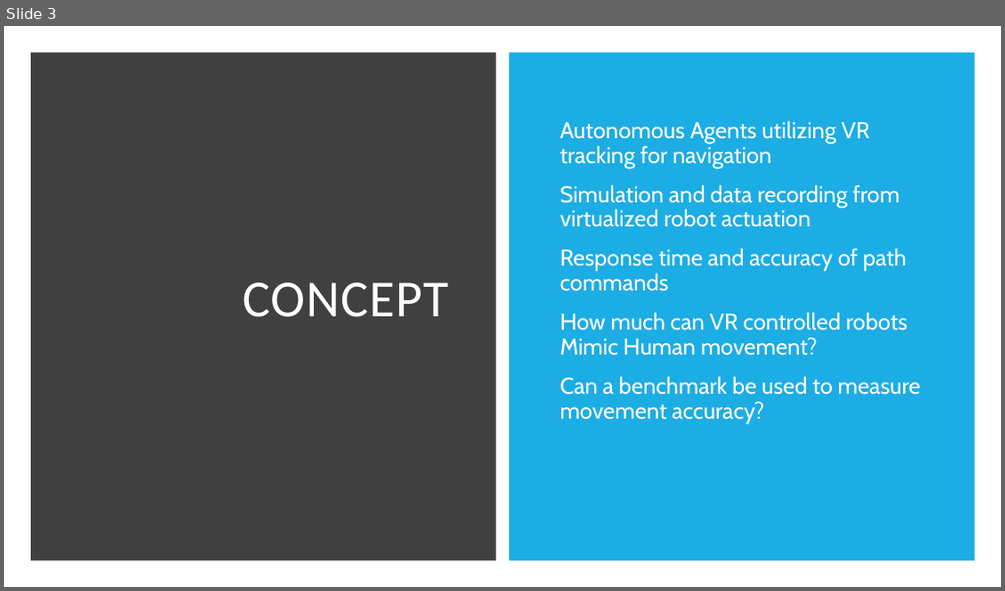
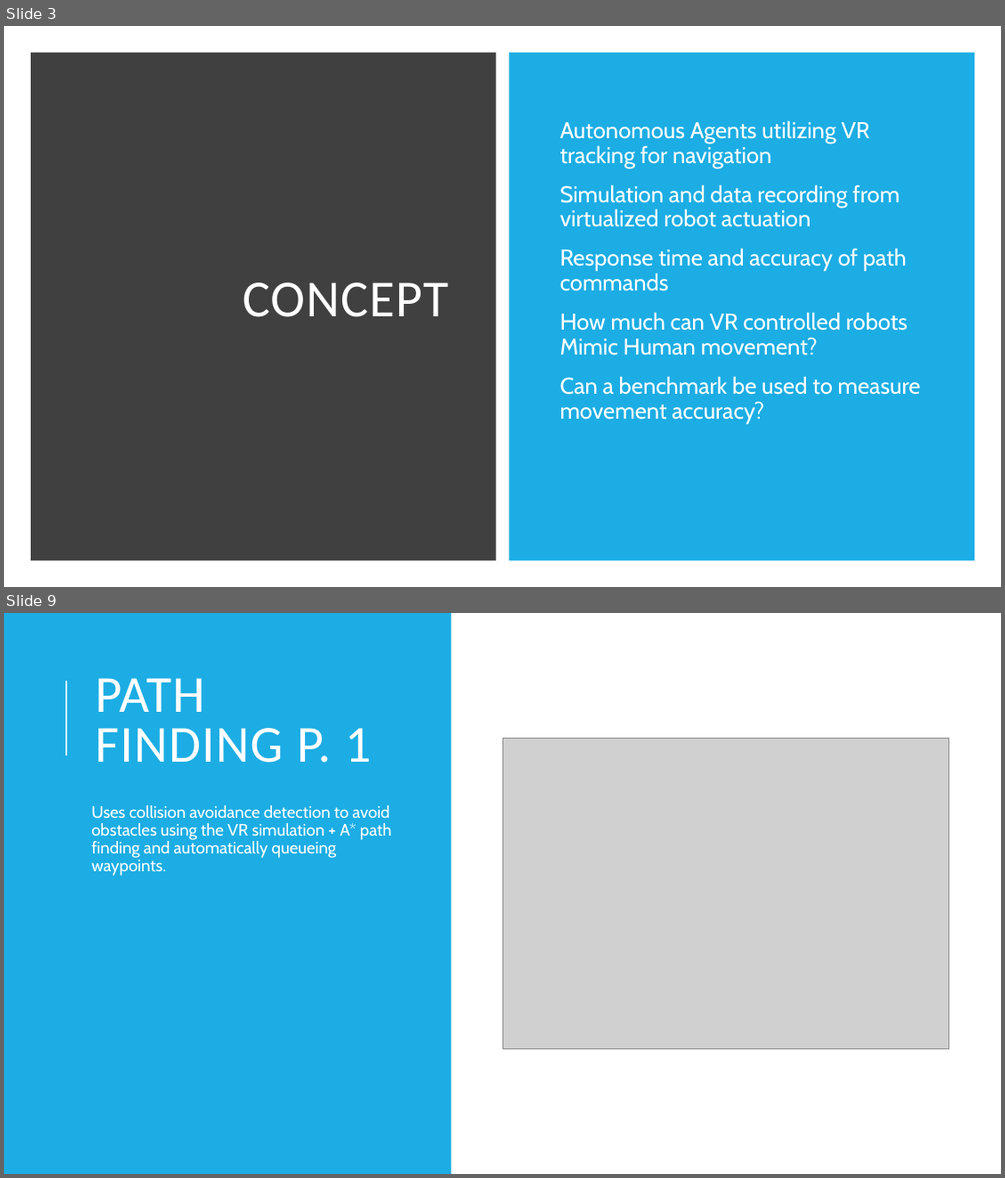
Before and after one commit to RubenTipparach/Mimicvr, a slide deck: Report/Mimic vr.pptx. Shown one above the other, each under a label of ours: slide 3 before the commit, slides 3 and 9 after it; the slides between them are not shown. The pictures are 1005x591 and 1005x1178 pixels, drawn with LibreOffice and Linux fonts; fonts in the diff are those of the drawing; grey boxes stand for pictures. Boxes give left, top, right and bottom in pixels: in the first picture for what was removed or moved away, otherwise in the second. Text is boxed around its words. In the diff, an @@ line names an element or a change of style, - is before the commit and + after.

```diff
--- a/Report/Mimic vr.pptx
+++ b/Report/Mimic vr.pptx
@@ slide 9 added at [4, 613, 1001, 1174], background #FFFFFF @@
@@ rectangle added at [4, 613, 451, 1174], fill #1CADE4 @@
@@ line added from (66, 755) to (66, 681), #D2EFFA 1.5 pt @@
@@ title added at [95, 678, 372, 763], 50 pt, text #FFFFFF @@
+PATH FINDING P. 1
@@ picture added at [502, 738, 949, 1049] @@
@@ text added at [91, 805, 391, 876], 16 pt, text #FFFFFF @@
+Uses collision avoidance detection to avoid obstacles using the VR simulation + A* path finding and automatically queueing waypoints.
```
Also in this commit, not shown: 14 other slides added, 1 slide removed.
